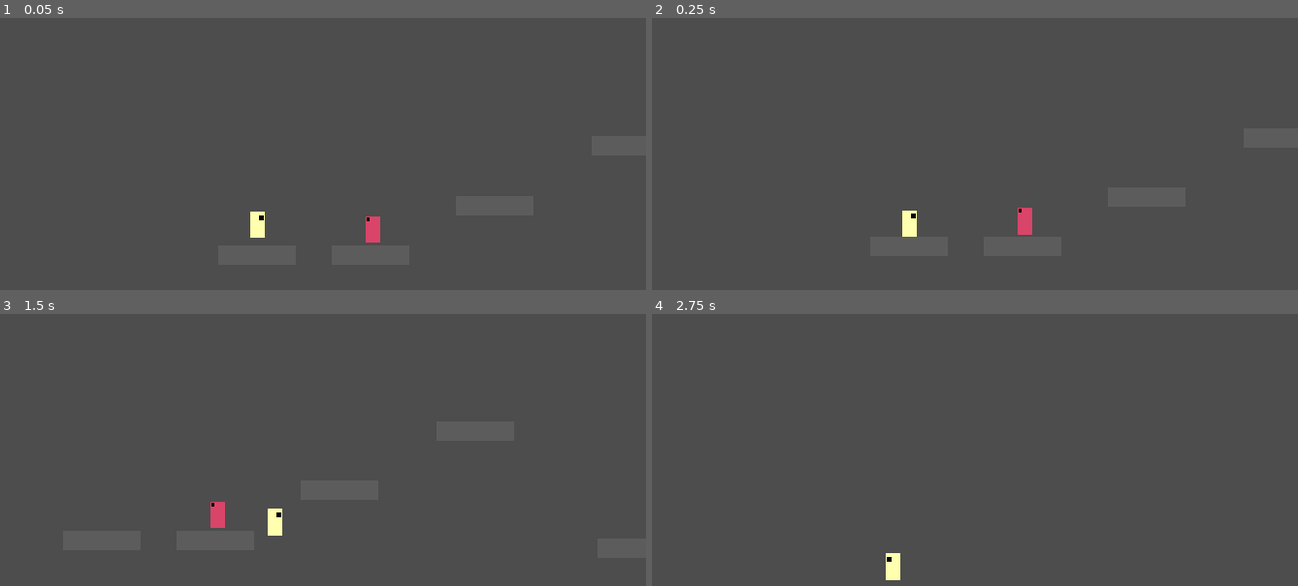
Above: before the commit, frames 1-4 (two rows, left to right).
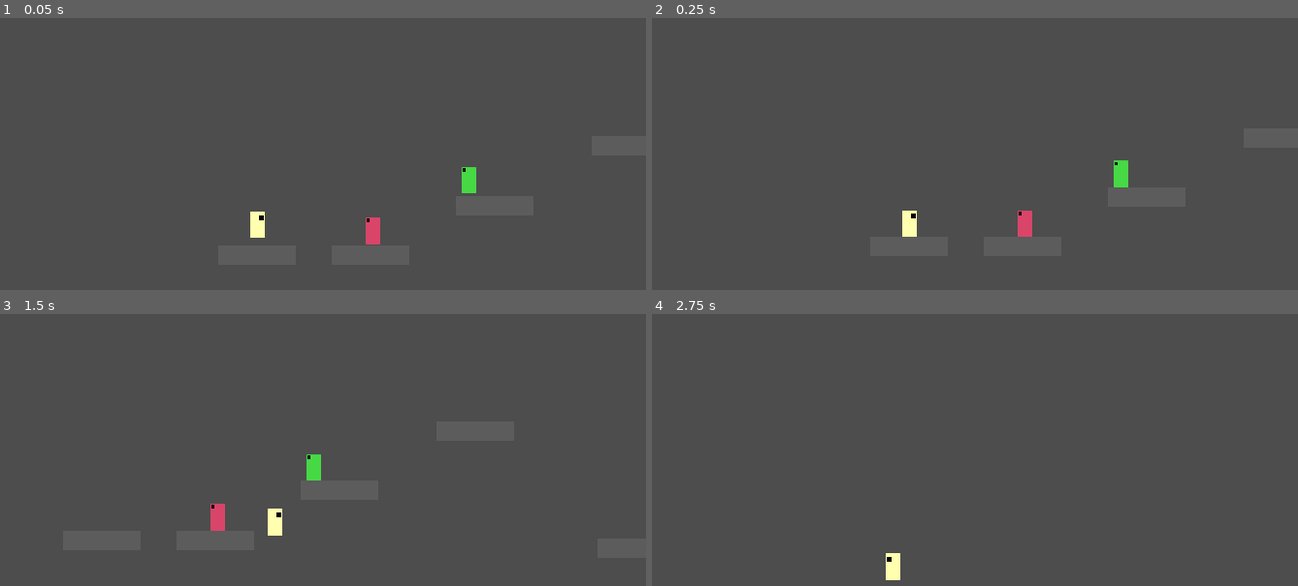
Above: after the commit, the same moments.

Repository: Jadelaawar42027/inferno-game-jam
Game: Godot game, scene res://scenes/levels/scene_1.tscn
The game is run twice, just before and just after one commit, with the same random seed, the same clock (stepped at 60 frames per second) and the same inputs.
Inputs:
- Up to frame 1 (0.05 s): no input
- Up to frame 2 (0.25 s): no input
- Up to frame 3 (1.5 s): tap Enter at 0.5 s; hold D (move_right) from 0.53 s (still down); tap Space (jump) at 0.77 s
- Up to frame 4 (2.75 s): tap Space (jump) at 1.52 s; release D (move_right) at 2.03 s; hold A (move_left) from 2.03 s (still down)

The runs differ from the first frame. In frame 1, 0.2% of the frame differs, in the area x 56-74%, y 54-84%; in frame 2, 0.3%, in the area x 56-74%, y 52-81%; in frame 3, 0.3%; in frame 4, nothing differs.

Commit message:
baseline enemy Inf class

Diff:
--- /dev/null
+++ b/assets/art/temp_enemy_infantry.svg
@@ -0,0 +1,57 @@
+<?xml version="1.0" encoding="UTF-8" standalone="no"?>
+<!-- Created with Inkscape (http://www.inkscape.org/) -->
+
+<svg
+   width="12"
+   height="22"
+   viewBox="0 0 3.175 5.8208334"
+   version="1.1"
+   id="svg1"
+   inkscape:version="1.4.4 (dcaf3e7, 2026-05-05)"
+   sodipodi:docname="temp_enemy_infantry.svg"
+   xmlns:inkscape="http://www.inkscape.org/namespaces/inkscape"
+   xmlns:sodipodi="http://sodipodi.sourceforge.net/DTD/sodipodi-0.dtd"
+   xmlns="http://www.w3.org/2000/svg"
+   xmlns:svg="http://www.w3.org/2000/svg">
+  <sodipodi:namedview
+     id="namedview1"
+     pagecolor="#505050"
+     bordercolor="#eeeeee"
+     borderopacity="1"
+     inkscape:showpageshadow="0"
+     inkscape:pageopacity="0"
+     inkscape:pagecheckerboard="0"
+     inkscape:deskcolor="#505050"
+     inkscape:document-units="mm"
+     inkscape:zoom="23.685299"
+     inkscape:cx="22.186758"
+     inkscape:cy="7.9163027"
+     inkscape:window-width="2560"
+     inkscape:window-height="1377"
+     inkscape:window-x="1912"
+     inkscape:window-y="-8"
+     inkscape:window-maximized="1"
+     inkscape:current-layer="layer1" />
+  <defs
+     id="defs1" />
+  <g
+     inkscape:label="Layer 1"
+     inkscape:groupmode="layer"
+     id="layer1">
+    <rect
+       style="fill:#47d945;fill-opacity:1;stroke-width:0.264583"
+       id="rect1"
+       width="3.1911693"
+       height="5.8294144"
+       x="-3.3296101e-09"
+       y="0.01579787"
+       ry="0.18957447" />
+    <rect
+       style="fill:#030101;fill-opacity:1;stroke-width:0.264583"
+       id="rect2"
+       width="0.51900458"
+       height="0.79205948"
+       x="0.2035121"
+       y="0.1434962" />
+  </g>
+</svg>
--- a/scenes/enemies/enemy.tscn
+++ b/scenes/enemies/enemy.tscn
@@ -1,6 +1,6 @@
 [gd_scene format=3 uid="uid://s0mlbmx6yihv"]
 
-[ext_resource type="Script" uid="uid://bflvhcxl2d2ca" path="res://scripts/enemies/enemy.gd" id="1_6xk8f"]
+[ext_resource type="Script" uid="uid://cx30mg5bxp6r4" path="res://scripts/enemies/enemyInfantry.gd" id="1_38ino"]
 [ext_resource type="Texture2D" uid="uid://c6m46aup6amqy" path="res://assets/art/temp_enemy.svg" id="2_8e3ao"]
 [ext_resource type="Shader" uid="uid://bcycvorrmew66" path="res://scenes/enemies/hitflash.gdshader" id="2_38ino"]
 
@@ -19,7 +19,7 @@
 
 [node name="Enemy" type="CharacterBody2D" unique_id=319771871]
 collision_layer = 4
-script = ExtResource("1_6xk8f")
+script = ExtResource("1_38ino")
 
 [node name="CollisionShape2D" type="CollisionShape2D" parent="." unique_id=220595465]
 position = Vector2(1, 0)
--- /dev/null
+++ b/scenes/enemies/enemyInfantry.tscn
@@ -0,0 +1,18 @@
+[gd_scene format=3 uid="uid://cnv77abw2gf6x"]
+
+[ext_resource type="PackedScene" uid="uid://s0mlbmx6yihv" path="res://scenes/enemies/enemy.tscn" id="1_7q55p"]
+[ext_resource type="Shader" uid="uid://bcycvorrmew66" path="res://scenes/enemies/hitflash.gdshader" id="2_08pws"]
+[ext_resource type="Texture2D" uid="uid://bwufakh3eeoq0" path="res://assets/art/temp_enemy_infantry.svg" id="3_08pws"]
+
+[sub_resource type="ShaderMaterial" id="ShaderMaterial_6xbgx"]
+resource_local_to_scene = true
+shader = ExtResource("2_08pws")
+shader_parameter/flash_color = Color(1, 1, 1, 1)
+shader_parameter/flash_amount = 0.0
+shader_parameter/additive_mix = 0.0
+
+[node name="Enemy" unique_id=319771871 instance=ExtResource("1_7q55p")]
+
+[node name="Sprite2D" parent="." index="2" unique_id=1340461075]
+material = SubResource("ShaderMaterial_6xbgx")
+texture = ExtResource("3_08pws")
--- a/scenes/levels/scene_1.tscn
+++ b/scenes/levels/scene_1.tscn
@@ -3,6 +3,7 @@
 [ext_resource type="PackedScene" uid="uid://deejvq1mv7666" path="res://scenes/player/player.tscn" id="1_e77pf"]
 [ext_resource type="PackedScene" uid="uid://cmxd0mu2gy1gr" path="res://scenes/player/platform.tscn" id="2_ake7g"]
 [ext_resource type="PackedScene" uid="uid://s0mlbmx6yihv" path="res://scenes/enemies/enemy.tscn" id="3_ectdm"]
+[ext_resource type="PackedScene" uid="uid://cnv77abw2gf6x" path="res://scenes/enemies/enemyInfantry.tscn" id="4_drx3o"]
 
 [node name="TestArea" type="Node2D" unique_id=1130552543]
 
@@ -26,3 +27,6 @@
 
 [node name="Enemy" parent="." unique_id=319771871 instance=ExtResource("3_ectdm")]
 position = Vector2(95, -7)
+
+[node name="Enemy2" parent="." unique_id=1367007200 instance=ExtResource("4_drx3o")]
+position = Vector2(174, -49)
--- a/scripts/enemies/enemy.gd
+++ b/scripts/enemies/enemy.gd
@@ -14,9 +14,6 @@
 
 #EXPORT variables to possibly be removed later
 @export var PLAYER_DAMAGE: int = 1
-
-
-
 
 var HEALTH: int
 var DEAD: bool = false
@@ -60,3 +57,9 @@
 func _on_hitbox_body_entered(body: Node2D) -> void:
 	if body is Player:
 		take_damage(PLAYER_DAMAGE)
+
+#Gravity func taken from https://www.youtube.com/watch?v=kHki30-DxRQ&t=16s
+func _physics_process(delta: float) -> void:
+	if not is_on_floor():
+		velocity += get_gravity() * delta
+	move_and_slide()
--- /dev/null
+++ b/scripts/enemies/enemyInfantry.gd
@@ -0,0 +1,29 @@
+extends Enemy
+
+
+
+#States the enemy can be in
+enum STATES{PATROL, CHASE, LUNGE}
+var CURRENTSTATE = STATES.PATROL
+
+#Walk vars
+var SPEED_WALK = 20
+var PATROL_RANGE = 10
+
+#Chase vars
+var SPEED_CHASE = 30
+var CHASE_RANGE = 10
+
+
+#Lunge vars
+var RANGE_LUNGE
+var WINDUP_TIME
+var LUNGE_TIME
+var COOLDOWN
+
+
+#Enemy patrol
+
+#Enemy chase
+
+#Melee lunge
Not shown, added: assets/art/temp_enemy_infantry.svg.import
Not shown, added: scripts/enemies/enemyInfantry.gd.uid
